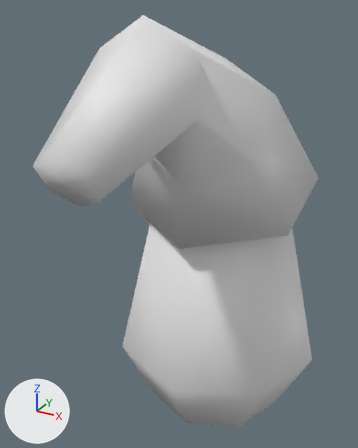
Before and after pictures for a commit that changed the Blender file NoEnd/Assets/Models/Enemies/enemy_gnome.blend.
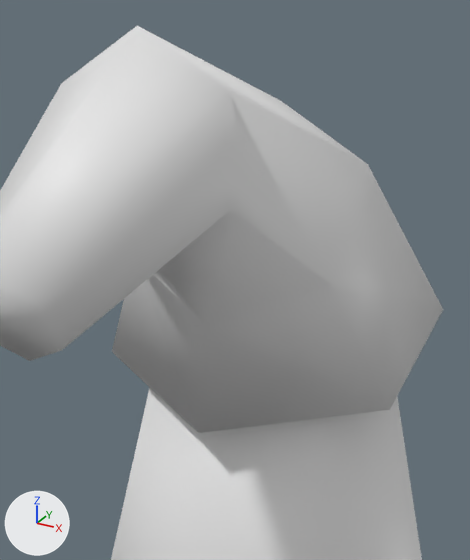
Old and new are each drawn whole from a 50 mm lens placed at (0.433, -0.994, 0.944), pointed at (-0.043, -0.128, 0.511) and again close up on the part from 18% to 93% of the width and 0% to 72% of the height. Arrows for +X, +Y and +Z are at lower left; the lights stay in place.

In view in the first close-up: 'Body', 'Hat'.
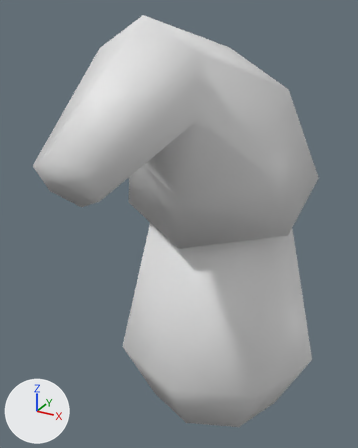
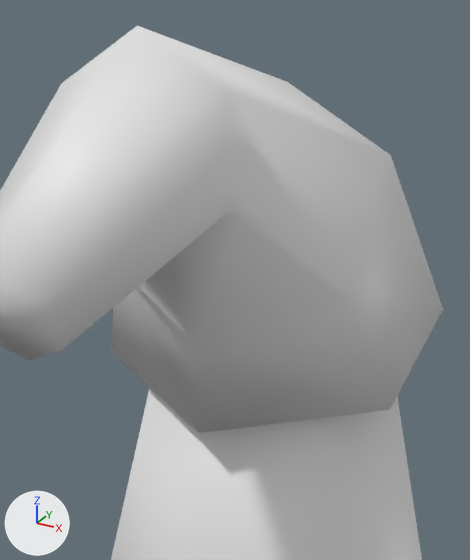
The change, as a list of edits to the scene's bpy script:
```text
Change me_cylinder_001:
    where me_cylinder_001.from_pydata(...)  # 24 vertices, 20 faces; spans x -0.191..0.191, y -0.528..0.216, z -0.08..0.362
    used by ob_hat; parent = ob_gnomearcher; location = (0.0, 0.0, 0.593); rotation_euler = (0.0779, 0.0, 0.0), in degrees (4.5, 0, 0)
    me_cylinder_001 part 1
    me_cylinder_001.vertices[1].co: (0.0, 0.013, 0.252) -> (0.0, 0.031, 0.271)  # pixel (281, 101) -> pixel (287, 81)
    me_cylinder_001.vertices[3].co: (0.126, -0.036, 0.199) -> (0.148, -0.027, 0.208)  # pixel (367, 164) -> pixel (390, 155)
    me_cylinder_001.vertices[5].co: (0.126, -0.135, 0.092) -> (0.148, -0.144, 0.082)  # pixel (332, 285) -> pixel (348, 299)
    me_cylinder_001.vertices[7].co: (0.0, -0.184, 0.038) -> (0.0, -0.202, 0.019)  # pixel (208, 328) -> pixel (201, 350)
    me_cylinder_001.vertices[9].co: (-0.126, -0.135, 0.092) -> (-0.148, -0.144, 0.082)
    me_cylinder_001.vertices[11].co: (-0.126, -0.036, 0.199) -> (-0.148, -0.027, 0.208)
```

What differs and where, as boxes (x1, y1, x2, y2) in the close-ups (470 x 560 px; the box of a moved part takes in the faces that stretch with it):
part 1 of me_cylinder_001, moved or reshaped
    both: (112, 26, 443, 433)
